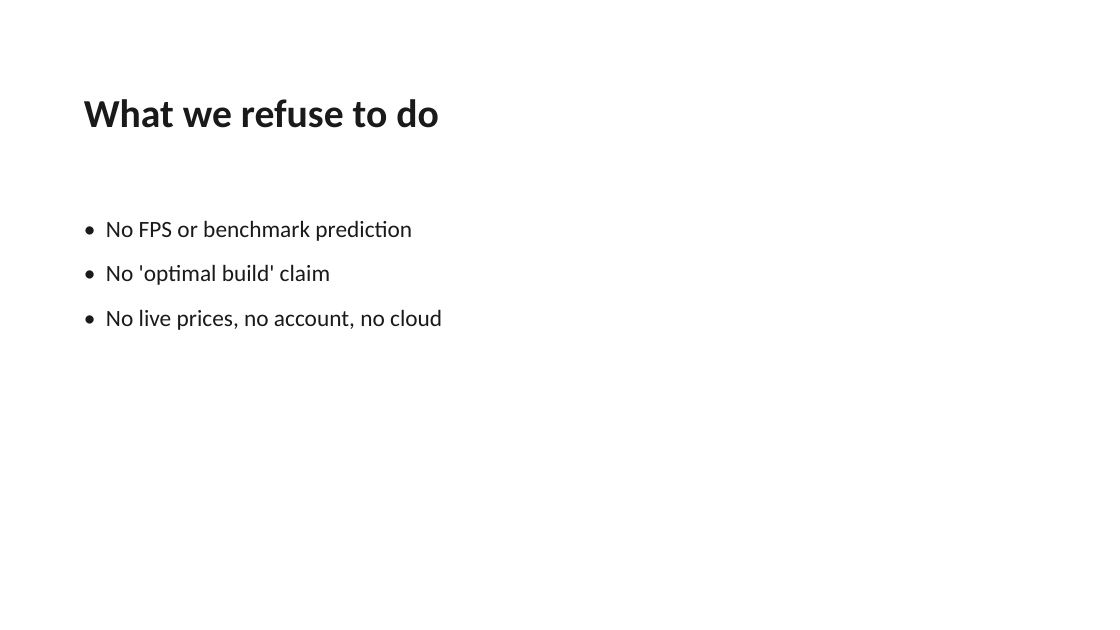
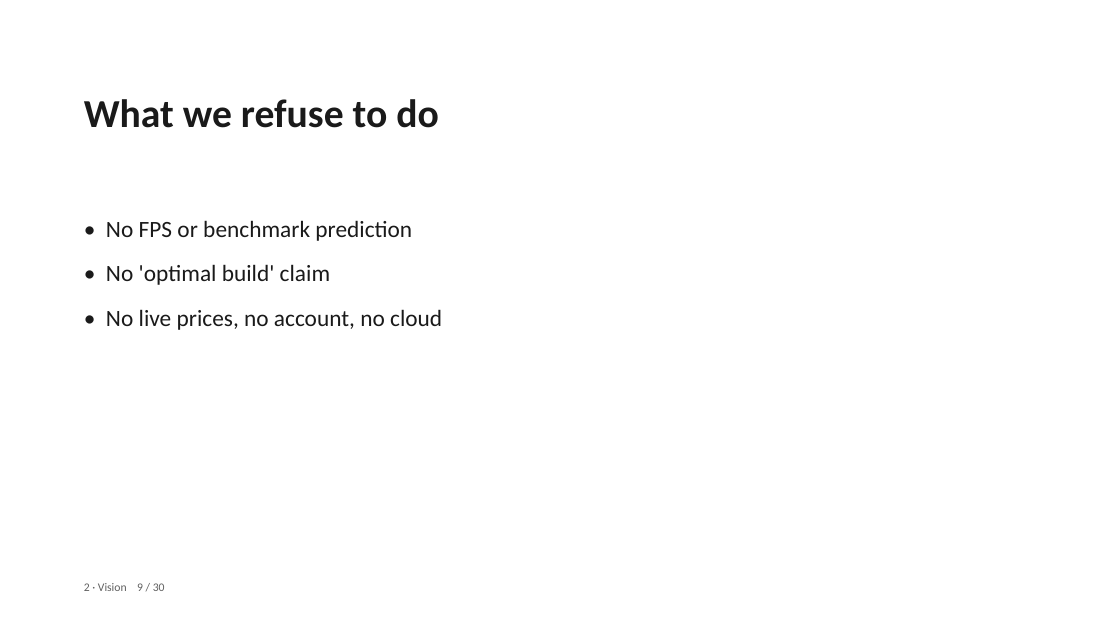
Before and after one commit to pc-buildmate/pcbuildmate, a slide deck: slide 9 of materials/source/Defense_Deck.pptx. Drawn at 1120x630 pixels with LibreOffice and Linux fonts; fonts in the diff are those of the drawing. Boxes give left, top, right and bottom in pixels: in the first picture for what was removed or moved away, otherwise in the second. Text is boxed around its words. In the diff, an @@ line names an element or a change of style, - is before the commit and + after.

```diff
--- a/materials/source/Defense_Deck.pptx
+++ b/materials/source/Defense_Deck.pptx
@@ text added at (x1=84, y1=583, x2=165, y2=591), 10 pt, text #606060 @@
+2 · Vision 9 / 30
```
Also in this commit, not shown: 28 other slides changed.
